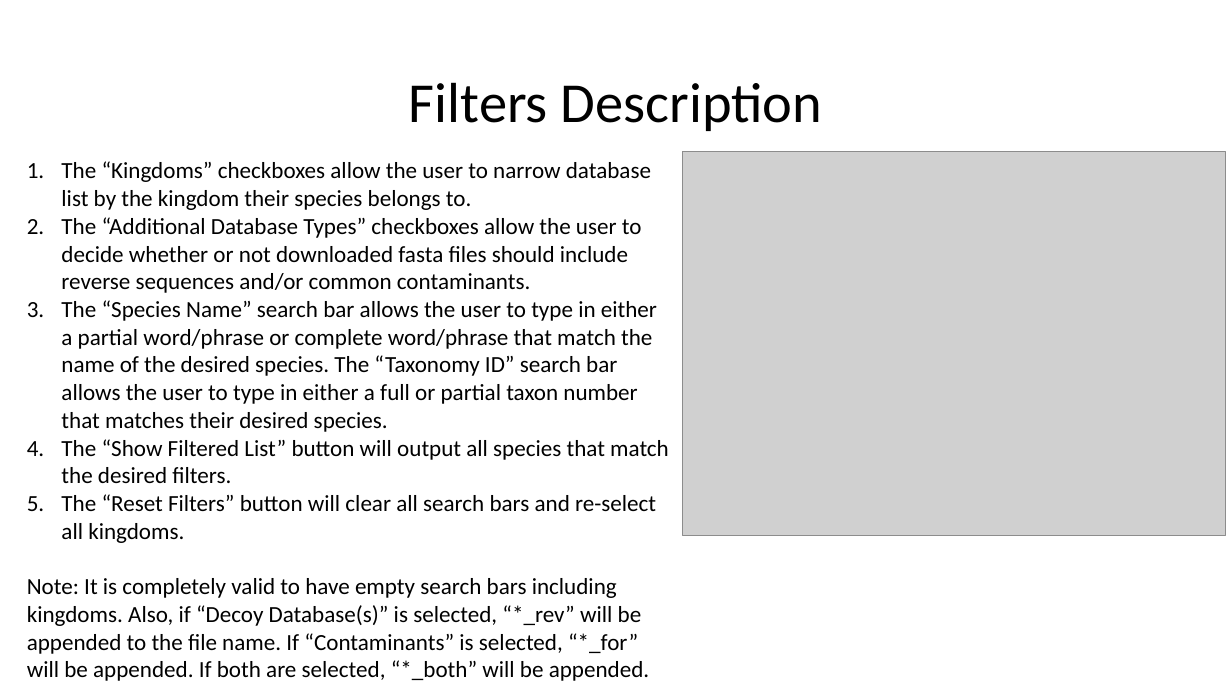
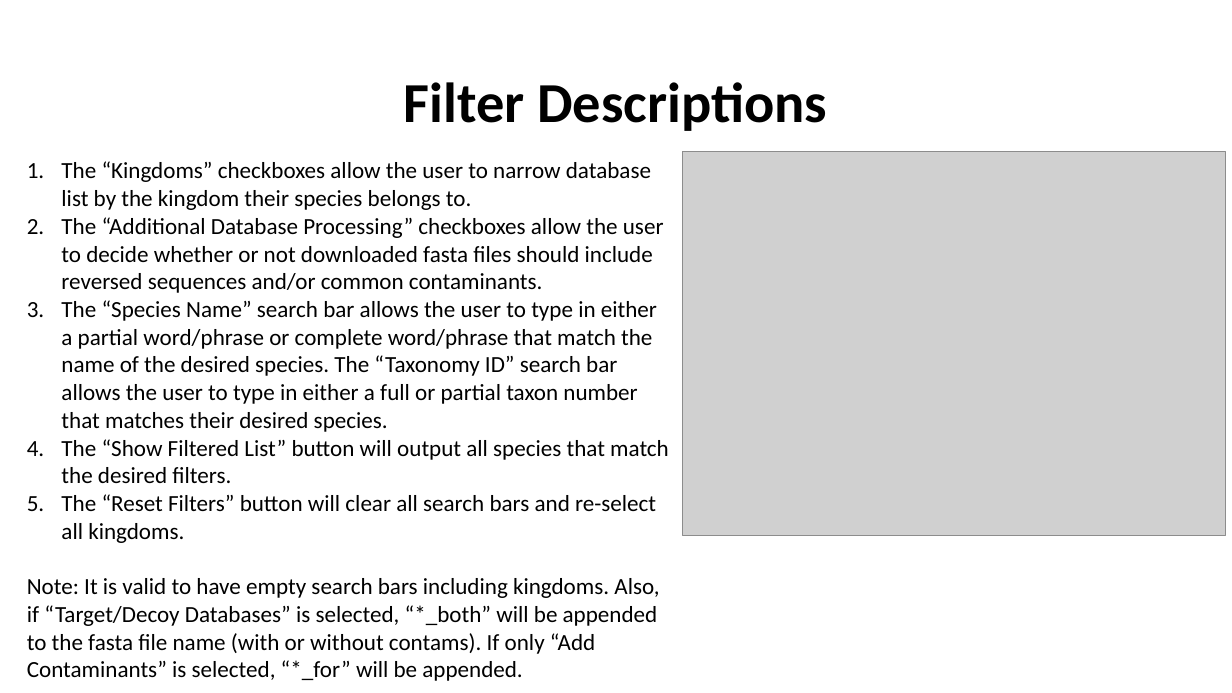
Before and after one commit to lily-liang12/Reference_Proteome_Manager, a slide deck: slide 8 of Reference_Proteome_Manager_UniProt/User_Guide_UniProt.pptx (slide 3 before the commit). Drawn at 1232x693 pixels with LibreOffice and Linux fonts; fonts in the diff are those of the drawing; grey boxes stand for pictures. Boxes give left, top, right and bottom in pixels: in the first picture for what was removed or moved away, otherwise in the second. Text is boxed around its words. In the diff, an @@ line names an element or a change of style, - is before the commit and + after.

```diff
--- a/Reference_Proteome_Manager_UniProt/User_Guide_UniProt.pptx
+++ b/Reference_Proteome_Manager_UniProt/User_Guide_UniProt.pptx
@@ title at (404,82,827,131): text changed; bold on @@
-Filters Description
+Filter Descriptions
@@ text at (61,217,664,293): text changed @@
-2. The “Additional Database Types” checkboxes allow the user to decide whether or not downloaded fasta files should include reverse sequences and/or common contaminants.
+2. The “Additional Database Processing” checkboxes allow the user to decide whether or not downloaded fasta files should include reversed sequences and/or common contaminants.
@@ text at (27,578,659,681): text changed @@
-Note: It is completely valid to have empty search bars including kingdoms. Also, if “Decoy Database(s)” is selected, “*_rev” will be appended to the file name. If “Contaminants” is selected, “*_for” will be appended. If both are selected, “*_both” will be appended.
+Note: It is valid to have empty search bars including kingdoms. Also, if “Target/Decoy Databases” is selected, “*_both” will be appended to the fasta file name (with or without contams). If only “Add Contaminants” is selected, “*_for” will be appended.
```
Also in this commit, not shown: 7 other slides changed, 5 slides added, 2 other files.
